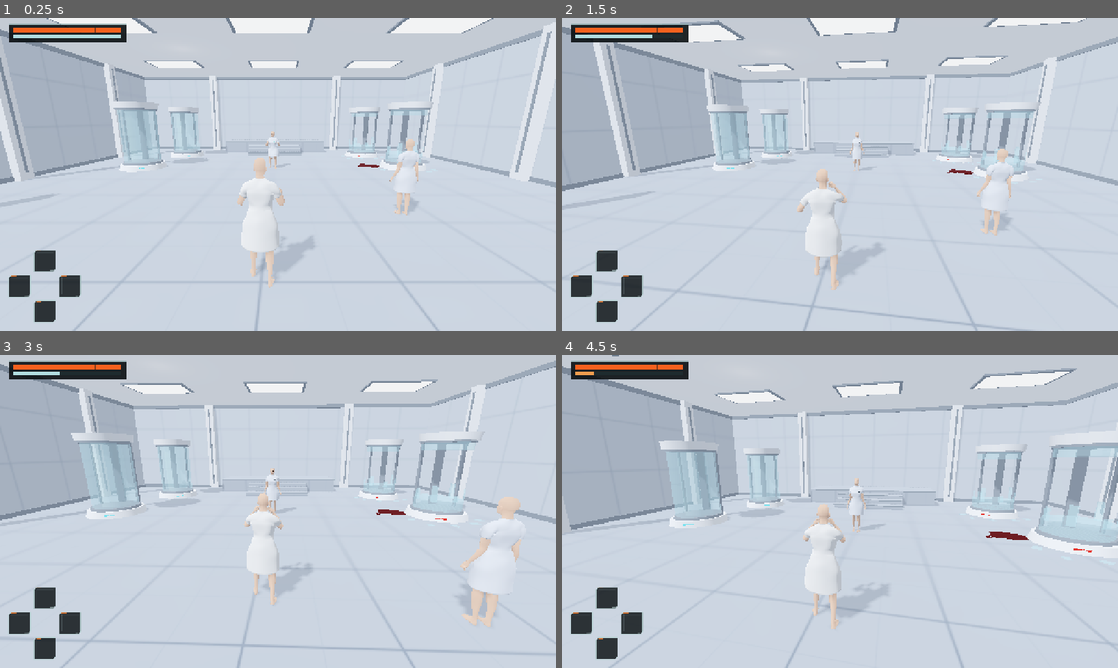
Above: before the commit, frames 1-4 (two rows, left to right).
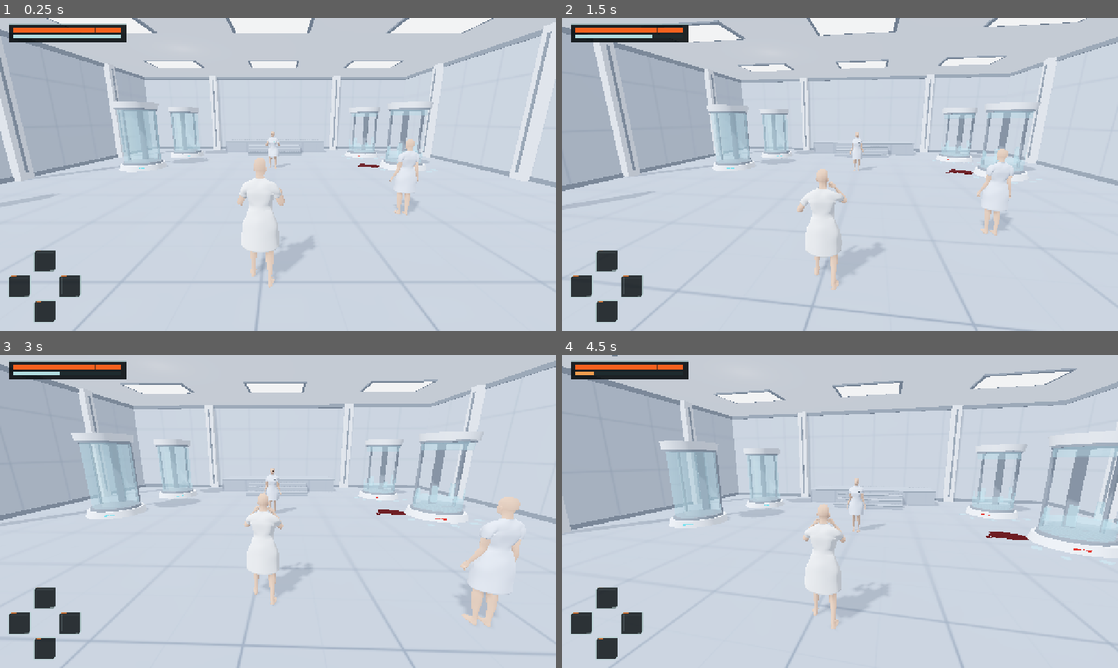
Above: after the commit, the same moments.

Repository: IAmStarhead/Project-Gene
Game: Godot game, scene res://scenes/main.tscn
The game is run twice, just before and just after one commit, with the same random seed, the same clock (stepped at 60 frames per second) and the same inputs.
Inputs (mouse positions are in pixels of both pictures, inside the frame that each line leads up to):
- Up to frame 1 (0.25 s): no input
- Up to frame 2 (1.5 s): tap Enter at 0.5 s; move the mouse to (867, 174) at 0.52 s; press the mouse at (867, 174) at 0.53 s; hold W (move_forward) from 0.53 s (still down); tap F (jump) at 0.77, 1.07 s; tap Q (attack_hook) at 0.8, 1.35 s; move the mouse to (812, 174) at 1.27 s; release the mouse at (812, 174) at 1.28 s; click (812, 174) at 1.42 s
- Up to frame 3 (3 s): keep holding W (move_forward); tap F (jump) at 1.52, 1.82 s; tap Space (dodge) at 1.55 s; move the mouse to (289, 505) at 2.02 s; hold Space (dodge) 2.03-2.78 s; click (289, 505) at 2.17 s; tap Shift (run) at 2.3, 2.85 s; move the mouse to (272, 517) at 2.77 s; click (272, 517) at 2.92 s
- Up to frame 4 (4.5 s): keep holding W (move_forward); tap F (jump) at 3.02, 3.32, 3.77, 4.07 s; tap O (toggle_outfit) at 3.05 s; move the mouse to (878, 514) at 3.52 s; hold O (toggle_outfit) 3.53-4.28 s; click (878, 514) at 3.67 s; tap Alt (walk_slow) at 3.8, 4.35 s; move the mouse to (795, 508) at 4.27 s; click (795, 508) at 4.42 s

The runs differ from the first frame. In frame 2, 0.1% of the frame differs, in the area x 3-97%, y 0-69%; in frame 3, less than 0.1%; in frame 4, 0.2%, in the area x 10-100%, y 0-77%.

Commit message:
Smooth camera turning and show training sword
Co-authored-by: arena-agent <297053741+arena-agent@users.noreply.github.com>

Diff:
--- a/prototype/scripts/build_scene.gd
+++ b/prototype/scripts/build_scene.gd
@@ -643,6 +643,10 @@
 		# Динамический слой 2: персонаж виден камере и отбрасывает тени, но не запекается в отражение пола.
 		mi.layers = CHARACTER_VISUAL_LAYER
 
+		# Не превращаем материал импортированного меча в материал кожи.
+		if mi.has_meta("weapon_visual"):
+			continue
+
 		# Халат и живой подол (зона второго агента) — не меняем материал, оставляем мягкую тень.
 		if mi.has_meta("textile"):
 			mi.cast_shadow = GeometryInstance3D.SHADOW_CASTING_SETTING_ON
--- a/prototype/scripts/camera_rig.gd
+++ b/prototype/scripts/camera_rig.gd
@@ -1,7 +1,7 @@
 ## Отдельная камера от третьего лица на «пружинной руке» (SpringArm3D).
 ##
 ## Живёт в корне сцены и не наследует поворот героини:
-##   • вращается мгновенно по углам yaw/pitch игрока (без задержки в кадр);
+##   • быстро и плавно доворачивает визуальные углы к yaw/pitch игрока;
 ##   • плавно следует за позицией (раздельно по горизонтали и высоте — ступеньки не трясут экран);
 ##   • сталкивается ТОЛЬКО со статикой зала (слой 1), не цепляясь за героиню и клона;
 ##   • сферический зонд SpringArm3D не даёт камере заглядывать сквозь углы стен и капсул.
@@ -20,6 +20,7 @@
 var _initialized := false
 var _kick_deg := 0.0
 var _hero_hidden := false
+var _last_frame_usec := -1
 
 
 func setup(follow: Node3D, init_yaw: float, pitch_deg: float) -> void:
@@ -56,7 +57,8 @@
 	_pos_smooth = want
 	global_position = want
 	_initialized = true
-	_sync_angles()
+	_sync_angles(0.0, true)
+	_last_frame_usec = -1
 
 
 func add_kick(deg_amount: float) -> void:
@@ -66,6 +68,20 @@
 
 
 func _process(delta: float) -> void:
+	# At very low FPS Godot may cap process delta when physics steps are
+	# capped. Use monotonic real time for presentation only, not movement.
+	_advance_camera(_camera_frame_delta(Time.get_ticks_usec(), delta))
+
+
+func _camera_frame_delta(now_usec: int, fallback: float) -> float:
+	var elapsed := clampf(fallback, 0.0, .25)
+	if _last_frame_usec >= 0 and now_usec >= _last_frame_usec:
+		elapsed = clampf(float(now_usec - _last_frame_usec) / 1000000.0, 0.0, .25)
+	_last_frame_usec = now_usec
+	return elapsed
+
+
+func _advance_camera(delta: float) -> void:
 	if not is_instance_valid(target):
 		return
 
@@ -82,7 +98,7 @@
 
 	global_position = _pos_smooth
 	# A small speed-dependent pullback and FOV keep a close idle framing while
-	# showing more of the room in a sprint. Mouse input is never delayed.
+	# showing more of the room in a sprint. Input and movement remain unfiltered.
 	var speed := 0.0
 	if target is CharacterBody3D:
 		var v: Vector3 = (target as CharacterBody3D).velocity
@@ -94,7 +110,7 @@
 	if not T.CAMERA_DYNAMIC:
 		_kick_deg = 0.0
 	_kick_deg *= exp(-20.0 * delta)
-	_sync_angles()
+	_sync_angles(delta)
 	_update_near_hide()
 
 
@@ -126,11 +142,13 @@
 		ch.visible = vis
 
 
-func _sync_angles() -> void:
+func _sync_angles(delta: float, immediate: bool = false) -> void:
 	var y_val: Variant = target.get("yaw")
 	var p_val: Variant = target.get("pitch")
+	var weight := 1.0 if immediate else 1.0 - exp(-T.CAMERA_TURN_SPEED * maxf(delta, 0.0))
 	if y_val != null:
-		rotation.y = float(y_val)
+		# Shortest path over the -PI / PI seam, never a full revolution.
+		rotation.y = lerp_angle(rotation.y, float(y_val), weight)
 	if p_val != null:
 		var p_clamped := clampf(float(p_val) + _kick_deg, T.CAMERA_PITCH_MIN, T.CAMERA_PITCH_MAX)
-		rotation.x = deg_to_rad(p_clamped)
+		rotation.x = lerpf(rotation.x, deg_to_rad(p_clamped), weight)
--- a/prototype/scripts/character_anim.gd
+++ b/prototype/scripts/character_anim.gd
@@ -314,7 +314,7 @@
 			skeleton.set_bone_pose_position(_hips_index, pose["hips"])
 	_last_pose = pose
 	if appearance != null:
-		var open_hand := 0.0 if action == "attack" else 1.0-_combat_blend
+		var open_hand := 0.0 if action == "attack" or context.get("hold_weapon", false) else 1.0-_combat_blend
 		appearance.set_hands(move_toward(appearance.hand_open, open_hand, delta*12.0))
 		appearance.update_pose(delta, grounded, grounded and planar < .03 and action == ""
 			and _hit_time >= clip_duration("hit") and context.get("cache_idle_cloth", true))
--- a/prototype/scripts/equipment_menu.gd
+++ b/prototype/scripts/equipment_menu.gd
@@ -239,7 +239,7 @@
 		_select_clothing(T.OUTFIT)
 	elif category == 0:
 		heading.text = "Оружие отсутствует"
-		description.text = "В прототипе пока нет оружия. Тестовый невидимый клинок — инструмент для манекена, не предмет инвентаря."
+		description.text = "Боевого оружия в инвентаре пока нет. Тестовый меч на V действует только на манекен и не является предметом снаряжения."
 	else:
 		heading.text = "Предметов пока нет"
 		description.text = "Здесь появятся найденные предметы, когда они будут добавлены в игру."
--- a/prototype/scripts/player.gd
+++ b/prototype/scripts/player.gd
@@ -8,6 +8,7 @@
 const LockOn := preload("res://scripts/lock_on.gd")
 const HitCheck := preload("res://scripts/hit_check.gd")
 const Foley := preload("res://scripts/actor_foley.gd")
+const TrainingSword := preload("res://scripts/training_sword.gd")
 
 @onready var character: Node3D = $Character
 @onready var label: Label = $UI/DebugLabel
@@ -22,7 +23,8 @@
 var health: float = T.MAX_HEALTH
 var stamina: float = T.MAX_STAMINA
 
-# Тестовый невидимый клинок действует ТОЛЬКО на подготовленный манекен.
+# Видимый тестовый меч по-прежнему действует ТОЛЬКО на подготовленный манекен.
+var training_sword: RefCounted
 var training_blade := false
 var training_limb := 0
 var training_special := false
@@ -118,6 +120,10 @@
 	_style_debug_label()
 	if character != null and character.has_method("reset_motion"):
 		character.reset_motion(combat_mode)
+	if character != null and character.skeleton != null:
+		training_sword = TrainingSword.new()
+		if not training_sword.setup(character.skeleton):
+			training_sword = null
 
 
 func _style_debug_label() -> void:
@@ -146,6 +152,7 @@
 		var key: int = event.physical_keycode if event.physical_keycode != 0 else event.keycode
 		if key == KEY_V:
 			training_blade = not training_blade
+			_sync_training_sword()
 			_sync_training_selection()
 			get_viewport().set_input_as_handled()
 			return
@@ -215,6 +222,18 @@
 		manikin.highlight_limb(training_limb if training_blade else -1)
 
 
+func _sword_active() -> bool:
+	# The cut mode is captured when the attack starts. A V press mid-swing
+	# cannot make a non-cutting punch appear to be a sword strike or vice versa.
+	return _attack_blade if _action == "attack" else training_blade
+
+
+func _sync_training_sword() -> void:
+	if training_sword != null:
+		var hand: String = _attack_side if _action == "attack" and _attack_blade else String(training_sword.side)
+		training_sword.set_display(_sword_active(), hand)
+
+
 func toggle_combat_mode() -> void:
 	combat_mode = not combat_mode
 
@@ -328,6 +347,7 @@
 		apply_floor_snap()
 
 	var displacement := global_position - previous_position
+	_sync_training_sword()
 	_update_character_anim(delta, displacement)
 	if character != null and foley != null:
 		var phase: Variant = character.get("_phase")
@@ -435,6 +455,7 @@
 			"sprint_speed": T.RUN_SPEED,
 			"attack_timing": _attack_timing(),
 			"attack_kind": _attack_kind,
+			"hold_weapon": _sword_active(),
 		})
 
 
@@ -597,6 +618,7 @@
 	_attack_blade = training_blade
 	_attack_blade_limb = training_limb
 	_attack_blade_special = training_special
+	_sync_training_sword()
 	# При захвате цели доворачиваем корпус прямо к противнику перед выбросом руки.
 	if lock != null and lock.active():
 		var face: Array = []
--- /dev/null
+++ b/prototype/scripts/training_sword.gd
@@ -0,0 +1,62 @@
+## Visible prop for the existing mannequin-only test blade.
+## It does not supply hitboxes, damage or new attacks.
+extends RefCounted
+
+const SwordScene: PackedScene = preload("res://assets/weapons/quaternius-medieval/sword.glb")
+# Model origin is the pommel; the centre of the grip lies about 0.13 m
+# above it. This places that centre about 0.055 m along the hand bone.
+const GRIP_OFFSET := Vector3(0, -.075, 0)
+
+var skeleton: Skeleton3D
+var sockets: Dictionary = {}
+var visual: Node3D
+var side := "R"
+
+
+func setup(rig: Skeleton3D) -> bool:
+	if not is_instance_valid(rig):
+		return false
+	skeleton = rig
+	for hand in ["L", "R"]:
+		if rig.find_bone("hand." + hand) < 0:
+			return false
+	for hand in ["L", "R"]:
+		var socket := BoneAttachment3D.new()
+		socket.name = "TrainingSwordSocket_" + hand
+		socket.bone_name = "hand." + hand
+		rig.add_child(socket)
+		sockets[hand] = socket
+	visual = SwordScene.instantiate() as Node3D
+	visual.name = "TrainingSwordVisual"
+	_mark_weapon(visual)
+	sockets[side].add_child(visual)
+	_apply_grip()
+	visual.visible = false
+	return true
+
+
+func set_display(visible: bool, hand: String) -> void:
+	if not is_instance_valid(visual):
+		return
+	var selected := "L" if hand == "L" else "R"
+	if side != selected:
+		side = selected
+		visual.reparent(sockets[side], false)
+		_apply_grip()
+	visual.visible = visible
+
+
+func _apply_grip() -> void:
+	# The tip is along +Y. Hand-local +Y follows the fingers/forearm
+	# for this exact rig; the offset puts the grip inside the closed hand.
+	visual.position = GRIP_OFFSET
+	visual.rotation = Vector3.ZERO
+	visual.scale = Vector3.ONE
+
+
+func _mark_weapon(node: Node) -> void:
+	if node is MeshInstance3D:
+		node.set_meta("weapon_visual", true)
+		node.layers = 2
+	for child in node.get_children():
+		_mark_weapon(child)
--- a/prototype/scripts/tuning.gd
+++ b/prototype/scripts/tuning.gd
@@ -30,6 +30,7 @@
 const CAMERA_HEIGHT := 1.42
 static var CAMERA_DYNAMIC := true    ## Esc: динамика/отклик камеры можно выключить
 static var FOLEY_ENABLED := true     ## Esc: звуки эффектов
+const CAMERA_TURN_SPEED := 32.0  ## быстрая визуальная доводка углов, без изменения ввода и направления движения
 const CAMERA_FOLLOW_SPEED := 15.0 ## плавность следования по горизонтали
 const CAMERA_FOLLOW_SPEED_Y := 11.0 ## плавность следования по высоте (ступеньки, прыжок)
 
--- /dev/null
+++ b/prototype/tests/test_camera_smoothing.gd
@@ -0,0 +1,67 @@
+## Deterministic camera smoothing tests: no claim about actual GPU FPS.
+extends SceneTree
+const RigScene := preload("res://scenes/camera_rig.tscn")
+const T := preload("res://scripts/tuning.gd")
+
+class TestTarget extends Node3D:
+	var yaw := 0.0
+	var pitch := -13.0
+
+var checks := 0
+var failures := 0
+func _initialize() -> void: call_deferred("_run")
+func check(ok: bool, message: String) -> void:
+	checks += 1
+	if not ok:
+		failures += 1
+		printerr("FAIL: ", message)
+
+func _run() -> void:
+	var target := TestTarget.new()
+	root.add_child(target)
+	var rig = RigScene.instantiate()
+	rig.setup(target, target.yaw, target.pitch)
+	root.add_child(rig)
+	rig.set_process(false)
+	rig.snap_now()
+	target.yaw = 1.0
+	target.pitch = 15.0
+	rig._advance_camera(1.0 / 60.0)
+	check(rig.rotation.y > 0.35 and rig.rotation.y < 0.5, "turn starts promptly without an instant jump")
+	check(rig.rotation.x > deg_to_rad(-13) and rig.rotation.x < deg_to_rad(15), "pitch is also smoothed")
+	check(target.yaw == 1.0 and target.pitch == 15.0, "input angles are not filtered or overwritten")
+	for i in 5:
+		rig._advance_camera(1.0 / 60.0)
+	check(absf(rig.rotation.y - target.yaw) < .05, "camera reaches within five percent in 100 ms")
+	# The same real elapsed time gives the same result at 30 and 120 FPS.
+	rig.rotation.y = 0.0
+	for i in 3: rig._advance_camera(1.0 / 30.0)
+	var at_30: float = rig.rotation.y
+	rig.rotation.y = 0.0
+	for i in 12: rig._advance_camera(1.0 / 120.0)
+	check(absf(at_30 - rig.rotation.y) < .0001, "turn smoothing is frame-rate independent")
+	rig.rotation.y = deg_to_rad(179)
+	target.yaw = deg_to_rad(-179)
+	rig._advance_camera(1.0 / 60.0)
+	check(absf(angle_difference(deg_to_rad(179), rig.rotation.y)) < deg_to_rad(2.0), "yaw takes short path across wrap seam")
+	check(absf(angle_difference(rig.rotation.y, target.yaw)) < deg_to_rad(2.0), "yaw approaches wrapped target")
+	target.pitch = 90.0
+	for i in 30: rig._advance_camera(1.0 / 60.0)
+	check(rig.rotation.x <= deg_to_rad(T.CAMERA_PITCH_MAX) + .00001, "pitch limit preserved")
+	target.yaw = -.7
+	target.pitch = -22
+	target.position = Vector3(3, 0, 4)
+	rig.snap_now()
+	check(absf(angle_difference(rig.rotation.y, target.yaw)) < .00001 and absf(rig.rotation.x - deg_to_rad(target.pitch)) < .00001,
+		"snap immediately resets angles")
+	check(rig.global_position.distance_to(target.global_position + Vector3.UP * T.CAMERA_HEIGHT) < .00001,
+		"snap immediately resets follow position")
+	check(absf(rig._camera_frame_delta(1000000, .016) - .016) < .0001, "first frame uses supplied delta")
+	check(absf(rig._camera_frame_delta(1142857, .033) - .142857) < .00001,
+		"low FPS uses wall time rather than capped physics delta")
+	check(is_equal_approx(rig._camera_frame_delta(4000000, .016), .25), "long pause is clamped")
+	rig.queue_free()
+	target.queue_free()
+	await process_frame
+	print("Camera smoothing suite: %d checks, %d failures" % [checks, failures])
+	quit(1 if failures else 0)
--- a/prototype/tests/test_presentation.gd
+++ b/prototype/tests/test_presentation.gd
@@ -28,6 +28,19 @@
 	var clone: CharacterBody3D = scene.clone
 	var rig = player.rig
 	check(is_instance_valid(rig) and is_instance_valid(rig.spring), "camera exists")
+	# Lock-on computes gameplay yaw first; the rig follows without changing it.
+	player.lock.target = clone
+	check(player.lock.active(), "clone can be tracked by lock-on")
+	var locked_yaw: float = player.lock.camera_yaw(.1, player.yaw)
+	var locked_pitch: float = player.lock.camera_pitch(.1, player.pitch)
+	check(is_finite(locked_yaw) and is_finite(locked_pitch), "lock-on yaw and pitch remain finite")
+	player.yaw = locked_yaw
+	player.pitch = locked_pitch
+	rig._advance_camera(.1)
+	check(absf(angle_difference(rig.rotation.y, locked_yaw)) < .08 and player.yaw == locked_yaw,
+		"visual camera promptly follows lock-on without modifying gameplay yaw")
+	player.lock.clear()
+	rig.snap_now()
 	check(absf(rig.spring.spring_length - T.CAMERA_DISTANCE) < 0.2, "camera initial distance")
 	check(rig.spring.collision_mask == 1 and rig.spring.shape is SphereShape3D, "sphere collides with world only")
 	var wall := StaticBody3D.new()
@@ -142,12 +155,12 @@
 	check(not clone.profile_enabled, "clone profiling stops with F3")
 
 	player.velocity = Vector3(T.RUN_SPEED, 0, 0)
-	rig._process(1.0)
+	rig._advance_camera(1.0)
 	check(rig.spring.spring_length > T.CAMERA_DISTANCE + 0.2, "speed pulls camera back")
 	check(rig.camera.fov > 71.0, "speed increases FOV")
 	T.CAMERA_DYNAMIC = false
 	rig.add_kick(1.0)
-	rig._process(1.0)
+	rig._advance_camera(1.0)
 	check(absf(rig.camera.fov - 68.0) < 0.3, "reduced motion resets FOV")
 	check(absf(float(rig.get("_kick_deg"))) < 0.001, "reduced motion disables kick")
 	T.CAMERA_DYNAMIC = true
--- /dev/null
+++ b/prototype/tests/test_training_sword.gd
@@ -0,0 +1,98 @@
+## Training sword is a visual prop: original hit and inventory rules stay intact.
+extends SceneTree
+var checks := 0
+var failures := 0
+
+func _initialize() -> void: call_deferred("_run")
+func check(ok: bool, message: String) -> void:
+	checks += 1
+	if not ok:
+		failures += 1
+		printerr("FAIL: ", message)
+
+func press_v(player: Node) -> void:
+	var event := InputEventKey.new()
+	event.pressed = true
+	event.physical_keycode = KEY_V
+	player._unhandled_input(event)
+
+func meshes(node: Node) -> Array:
+	var result := []
+	if node is MeshInstance3D:
+		result.append(node)
+	for child in node.get_children():
+		result.append_array(meshes(child))
+	return result
+
+func _run() -> void:
+	var scene = load("res://scenes/main.tscn").instantiate()
+	root.add_child(scene)
+	current_scene = scene
+	await physics_frame
+	var p = scene.player
+	var sword = p.training_sword
+	check(sword != null and is_instance_valid(sword.visual), "actual imported sword scene is attached")
+	check(not sword.visual.visible and not p.training_blade, "sword starts hidden")
+	check(sword.sockets["R"].bone_idx == p.character.skeleton.find_bone("hand.R")
+		and sword.sockets["L"].bone_idx == p.character.skeleton.find_bone("hand.L"), "both sockets bind actual hand bones")
+	var models := meshes(sword.visual)
+	check(models.size() > 0 and models[0].has_meta("weapon_visual"), "sword has a tagged visible mesh")
+	if not models.is_empty():
+		var mi: MeshInstance3D = models[0]
+		var material: Material = mi.mesh.surface_get_material(0)
+		check(material is BaseMaterial3D and (material as BaseMaterial3D).albedo_color.a > .99,
+			"imported sword material is opaque and remains visible")
+	press_v(p)
+	check(p.training_blade and sword.visual.visible and sword.side == "R", "V shows sword in right hand")
+	var mi: MeshInstance3D = models[0]
+	var original_material: Material = mi.mesh.surface_get_material(0)
+	scene._apply_style_to_characters()
+	check(mi.mesh.surface_get_material(0) == original_material and mi.material_override == null,
+		"room style does not replace sword materials")
+	check(not scene.clone.has_node("Character/TrainingSwordVisual"), "clone is not given the player's sword")
+	scene._toggle_outfit()
+	check(sword.visual.visible and is_instance_valid(sword.visual.get_parent()), "sword survives outfit switch")
+	scene._toggle_outfit()
+	p.rig._set_hero_visible(false)
+	check(not sword.visual.is_visible_in_tree(), "near-wall hero hiding also hides sword")
+	p.rig._set_hero_visible(true)
+	check(sword.visual.is_visible_in_tree(), "sword reappears with hero")
+	p._attack_side = "L"
+	p._start_attack()
+	check(p._attack_blade and sword.visual.visible and sword.side == "L"
+		and sword.visual.get_parent() == sword.sockets["L"], "left cut attaches sword to striking hand")
+	press_v(p)
+	check(not p.training_blade and sword.visual.visible, "V off mid-cut keeps prop until captured cut ends")
+	p._action = ""
+	p._sync_training_sword()
+	check(not sword.visual.visible, "prop hides after cut ends")
+	p._attack_side = "R"
+	p._start_attack()
+	press_v(p)
+	check(p.training_blade and not p._attack_blade and not sword.visual.visible,
+		"V on mid-punch does not imply that ordinary punch can cut")
+	p._action = ""
+	p._sync_training_sword()
+	check(sword.visual.visible, "prop appears when ordinary punch has ended")
+	p._attack_side = "R"
+	p._start_attack()
+	check(p._attack_blade and sword.side == "R" and sword.visual.get_parent() == sword.sockets["R"],
+		"right cut attaches sword to right hand")
+	# The grip is close to the hand in all approved punch poses; no new
+	# animation or game hit test was authored by the visual attachment.
+	p.character.seek_clip("attack_right", .18)
+	await process_frame
+	var sk: Skeleton3D = p.character.skeleton
+	var hand_world := sk.global_transform * sk.get_bone_global_pose(sk.find_bone("hand.R"))
+	check(sword.sockets["R"].global_position.distance_to(hand_world.origin) < .001,
+		"socket follows posed hand")
+	check(sword.visual.global_position.distance_to(hand_world.origin) < .09,
+		"handle remains near wrist in attack")
+	p._action = ""
+	p.training_blade = true
+	p._update_character_anim(1.0 / 60.0, Vector3.ZERO)
+	check(p.character.appearance.hand_open < 1.0, "weapon mode closes the relaxed hands for a grip")
+	scene.queue_free()
+	await process_frame
+	print("Training sword suite: %d checks, %d failures" % [checks, failures])
+	quit(1 if failures else 0)
Binary file added: prototype/assets/weapons/quaternius-medieval/sword.glb
Not shown, added: prototype/assets/weapons/quaternius-medieval/sword.glb.import
Not shown, added: prototype/scripts/training_sword.gd.uid
Not shown, added: prototype/tests/test_camera_smoothing.gd.uid
Not shown, added: prototype/tests/test_training_sword.gd.uid
Not shown, added: prototype/assets/weapons/quaternius-medieval/CREDITS.md
Not shown, added: reports/54-камера-и-тестовый-меч.md
